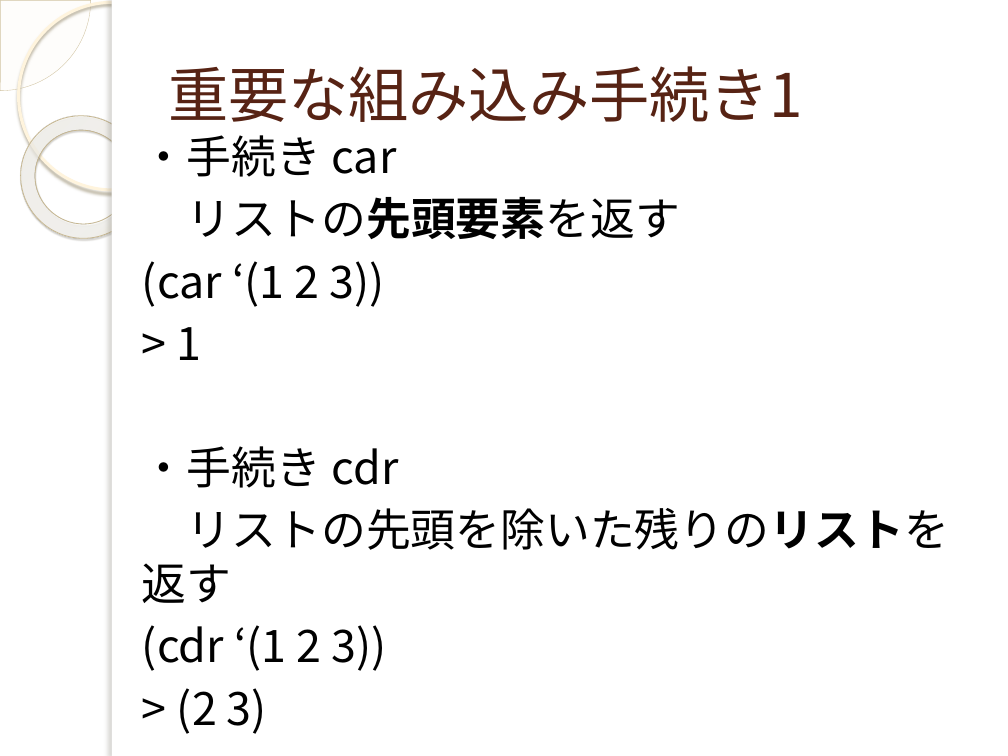
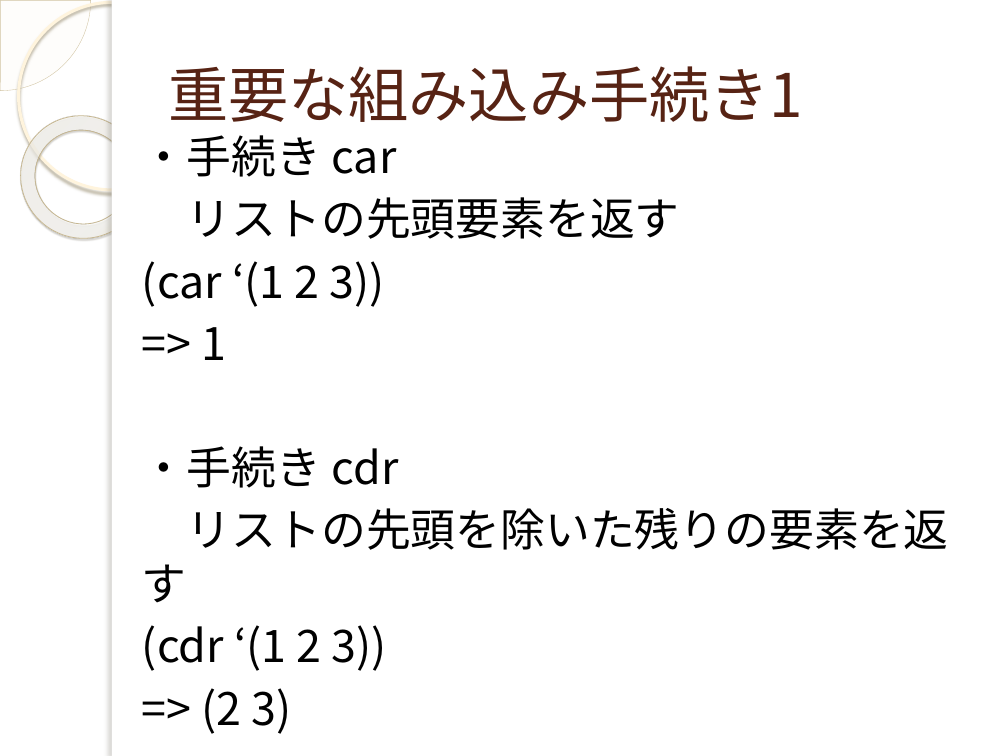
Before and after one commit to yuridonus/FEstudy, a slide deck: slide 21 of scheme.pptx (slide 15 before the commit). Drawn at 1008x756 pixels with LibreOffice and Linux fonts; fonts in the diff are those of the drawing; background and template pictures are left out. Boxes give left, top, right and bottom in pixels: in the first picture for what was removed or moved away, otherwise in the second. Text is boxed around its words. In the diff, an @@ line names an element or a change of style, - is before the commit and + after.

```diff
--- a/scheme.pptx
+++ b/scheme.pptx
@@ text at <box>187,197,680,239</box>: bold off in "リストの先頭要素を返す" @@
@@ text at <box>202,327,227,360</box>: text changed @@
-> 1
+=> 1
@@ text at <box>142,508,949,603</box>: text changed @@
-リストの先頭を除いた残りのリストを返す
+リストの先頭を除いた残りの要素を返す
@@ text at <box>202,688,292,734</box>: text changed @@
-> (2 3)
+=> (2 3)
```
Also in this commit, not shown: 5 other slides changed, 9 slides added, 4 slides removed.
